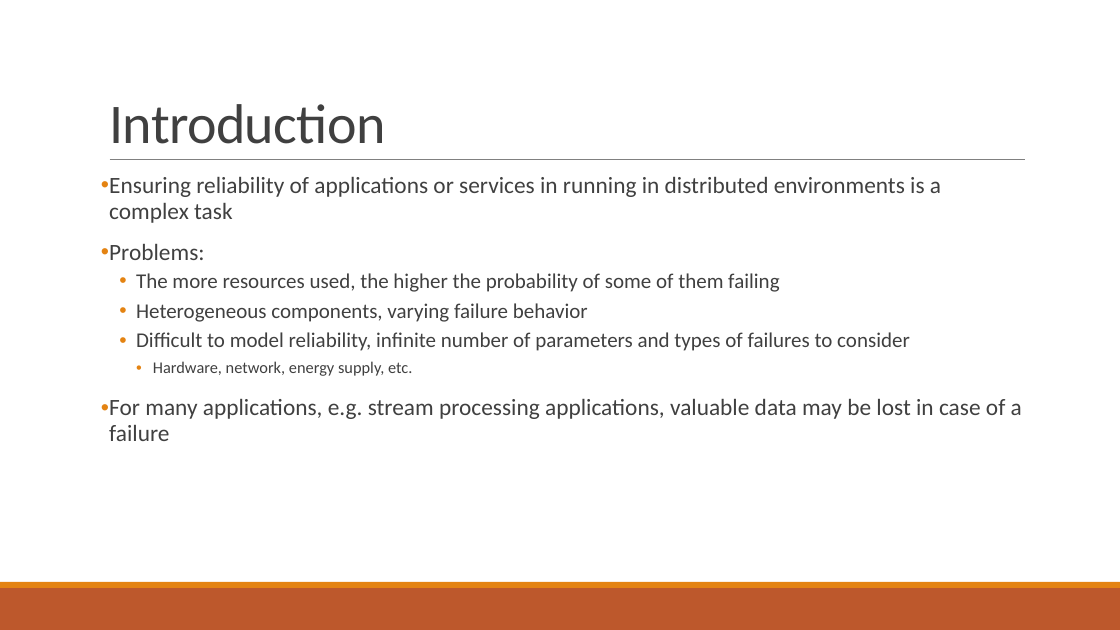
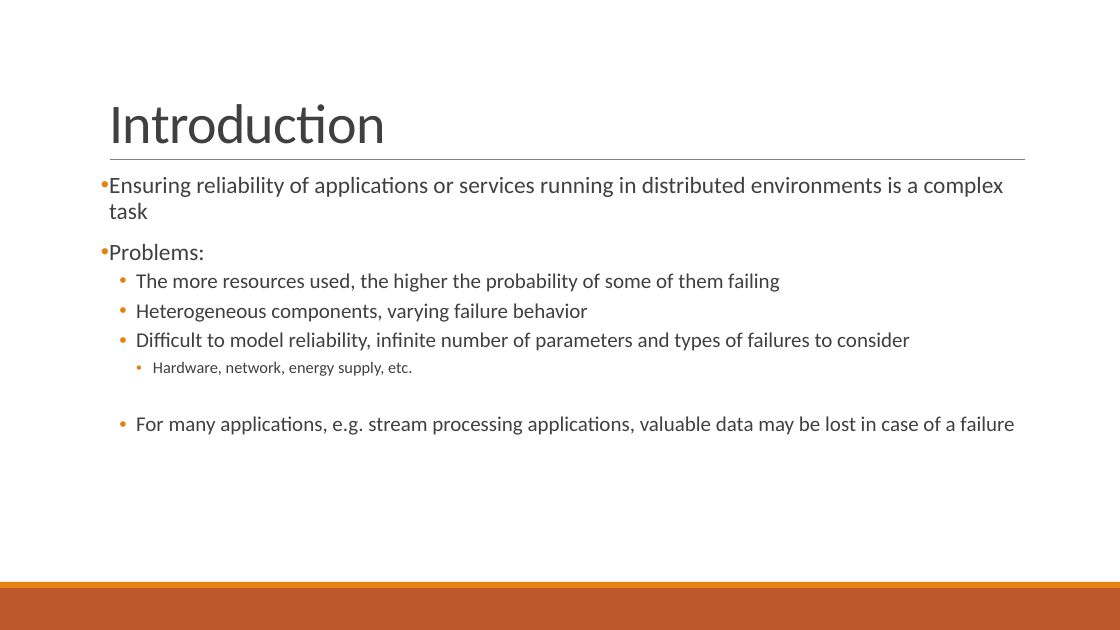
Before and after one commit to PStahl/master_thesis, a slide deck: slide 3 of presentation/presentation2.pptx. Drawn at 1120x630 pixels with LibreOffice and Linux fonts; fonts in the diff are those of the drawing. Boxes give left, top, right and bottom in pixels: in the first picture for what was removed or moved away, otherwise in the second. Text is boxed around its words. In the diff, an @@ line names an element or a change of style, - is before the commit and + after.

Commit message:
update presentation2

```diff
--- a/presentation/presentation2.pptx
+++ b/presentation/presentation2.pptx
@@ text at (109,177,1004,219): text changed @@
-• Ensuring reliability of applications or services in running in distributed environments is a complex task
+• Ensuring reliability of applications or services running in distributed environments is a complex task
@@ text at (136,416,1014,435): size 20 to 18 pt in "For many applications, e.g. stream processing applications, ..."; list level 1 to 2 in "For many applications, e.g. stream ..." @@
```
Also in this commit, not shown: 2 other slides changed.
